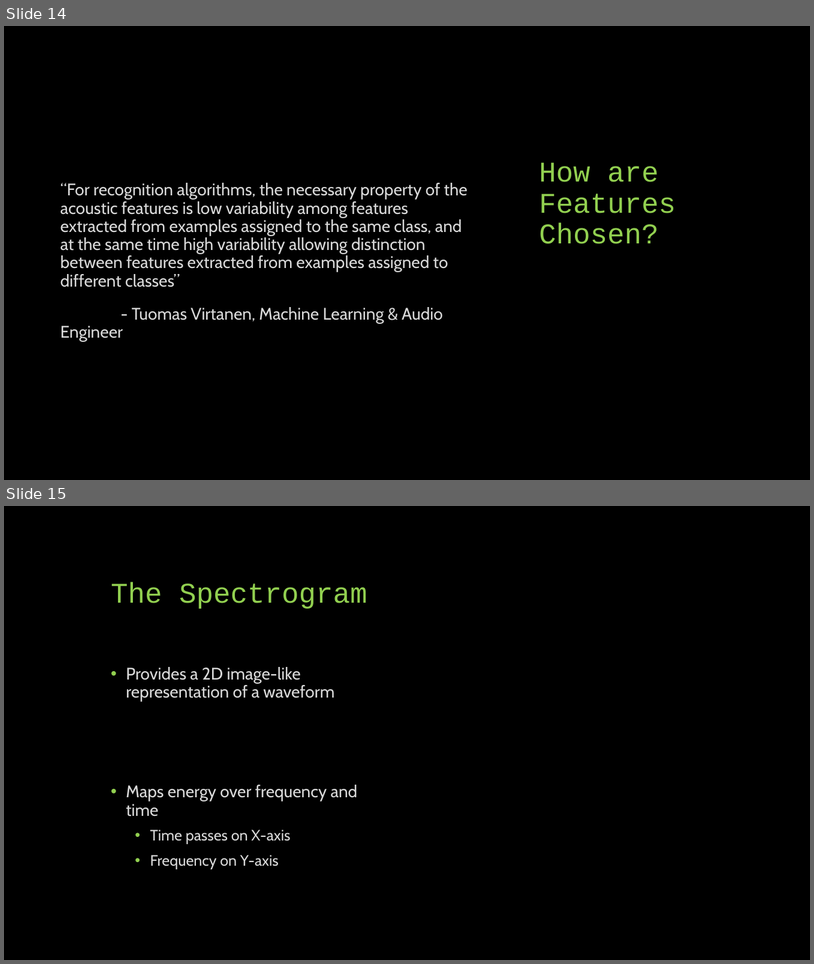
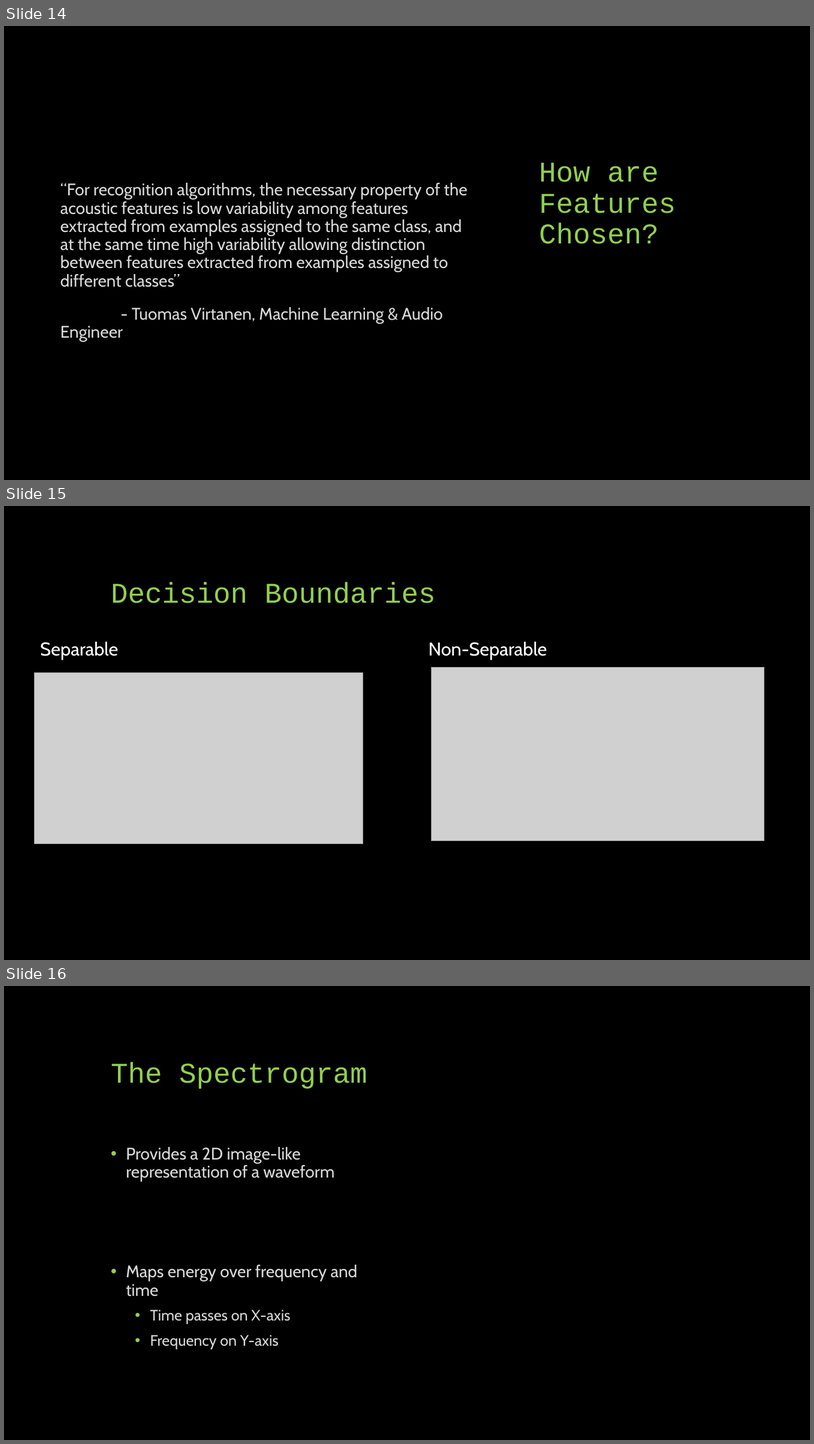
Before and after one commit to landonbuell/Buell-Senior-Thesis, a slide deck: Thesis/CapstonePresentaion/Classifying Chaotic Synthesizers with a Multimodal Neural Network.pptx. Shown one above the other, each under a label of ours: slides 14 and 15 before the commit, slides 14, 15 and 16 after it. The pictures are 814x964 and 814x1444 pixels, drawn with LibreOffice and Linux fonts; fonts in the diff are those of the drawing; grey boxes stand for pictures. Boxes give left, top, right and bottom in pixels: in the first picture for what was removed or moved away, otherwise in the second. Text is boxed around its words. In the diff, an @@ line names an element or a change of style, - is before the commit and + after.

```diff
--- a/Thesis/CapstonePresentaion/Classifying Chaotic Synthesizers with a Multimodal Neural Network.pptx
+++ b/Thesis/CapstonePresentaion/Classifying Chaotic Synthesizers with a Multimodal Neural Network.pptx
@@ slide 15 added at (x1=4, y1=506, x2=810, y2=960), background #000000 @@
@@ title added at (x1=111, y1=582, x2=436, y2=603), 34 pt, text #92D050 @@
+Decision Boundaries
@@ text added at (x1=40, y1=642, x2=118, y2=660), 22 pt, text #FFFFFF @@
+Separable
@@ text added at (x1=429, y1=642, x2=548, y2=660), 22 pt, text #FFFFFF @@
+Non-Separable
@@ picture added at (x1=432, y1=667, x2=764, y2=841) @@
@@ picture added at (x1=34, y1=672, x2=363, y2=844) @@
@@ what was slide 15 is now slide 16 @@
```
Also in this commit, not shown: 4 slides changed, 3 other slides added, 2 other files.
